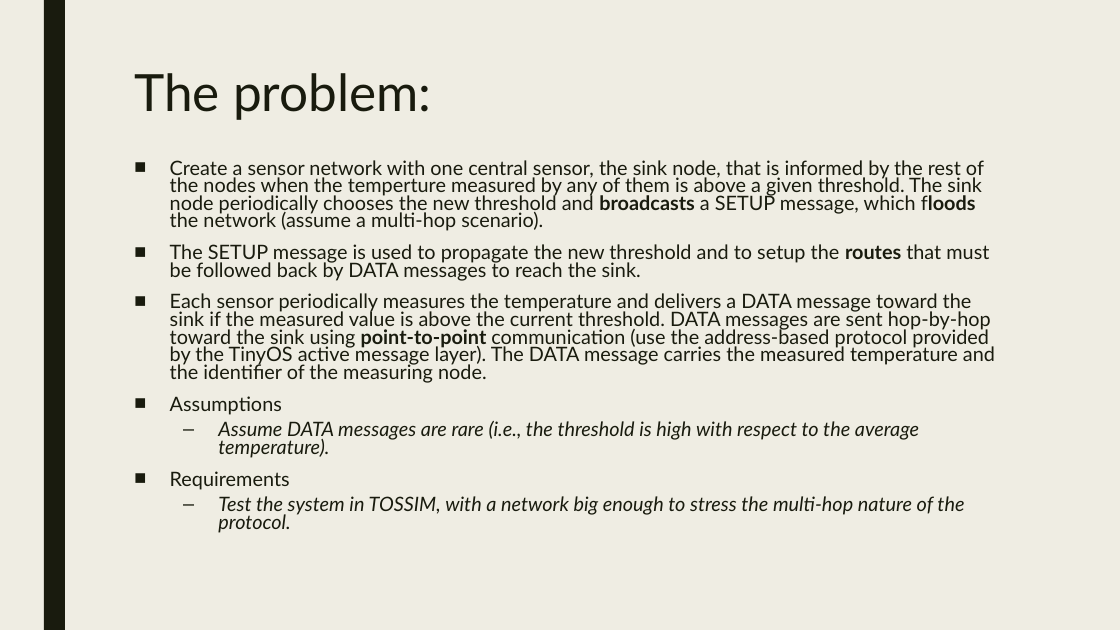
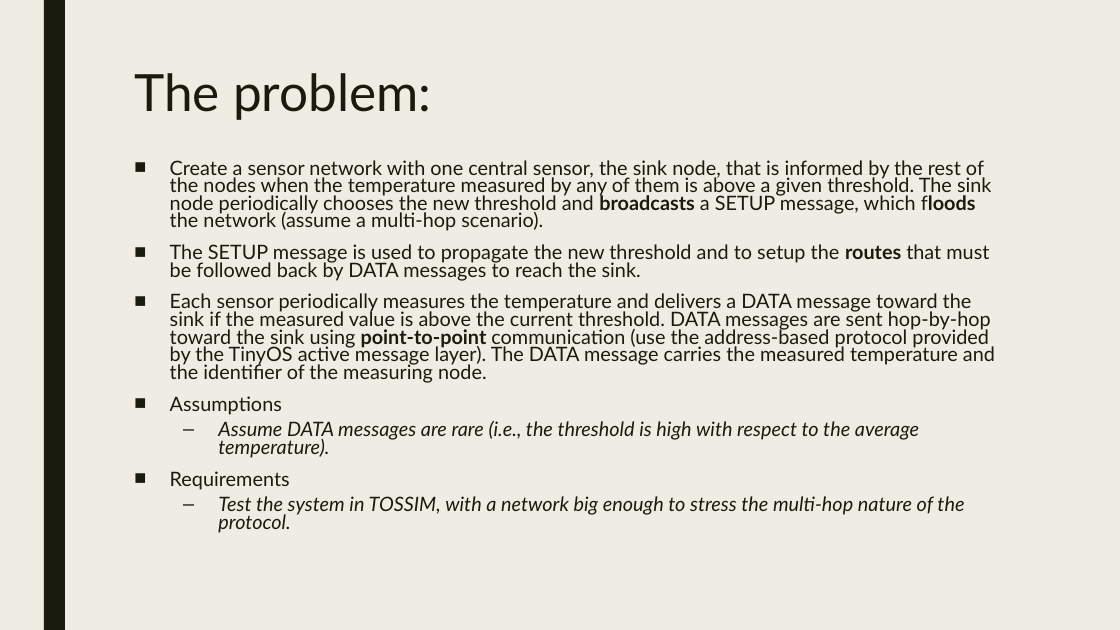
Before and after one commit to malonsocortes/Middleware_Final_Projects, a slide deck: slide 2 of Presentations/TemperatureProj.pptx. Drawn at 1120x630 pixels with LibreOffice and Linux fonts; fonts in the diff are those of the drawing. Boxes give left, top, right and bottom in pixels: in the first picture for what was removed or moved away, otherwise in the second. Text is boxed around its words. In the diff, an @@ line names an element or a change of style, - is before the commit and + after.

Commit message:
Final touches in presentation of Temperature Project

```diff
--- a/Presentations/TemperatureProj.pptx
+++ b/Presentations/TemperatureProj.pptx
@@ text at <box>170,160,992,231</box>: text changed @@
-■ Create a sensor network with one central sensor, the sink node, that is informed by the rest of the nodes when the temperture measured by any of them is above a given threshold. The sink node periodically chooses the new threshold and broadcasts a SETUP message, which floods the network (assume a multi-hop scenario).
+■ Create a sensor network with one central sensor, the sink node, that is informed by the rest of the nodes when the temperature measured by any of them is above a given threshold. The sink node periodically chooses the new threshold and broadcasts a SETUP message, which floods the network (assume a multi-hop scenario).
```
Also in this commit, not shown: 13 other slides changed.
